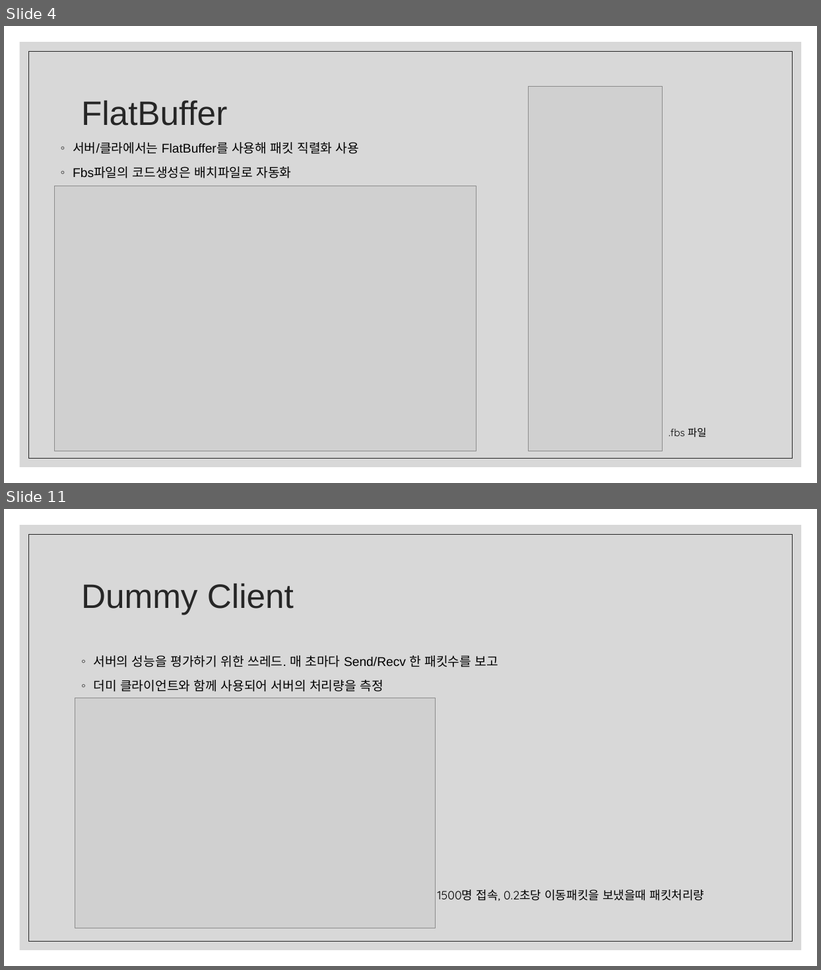
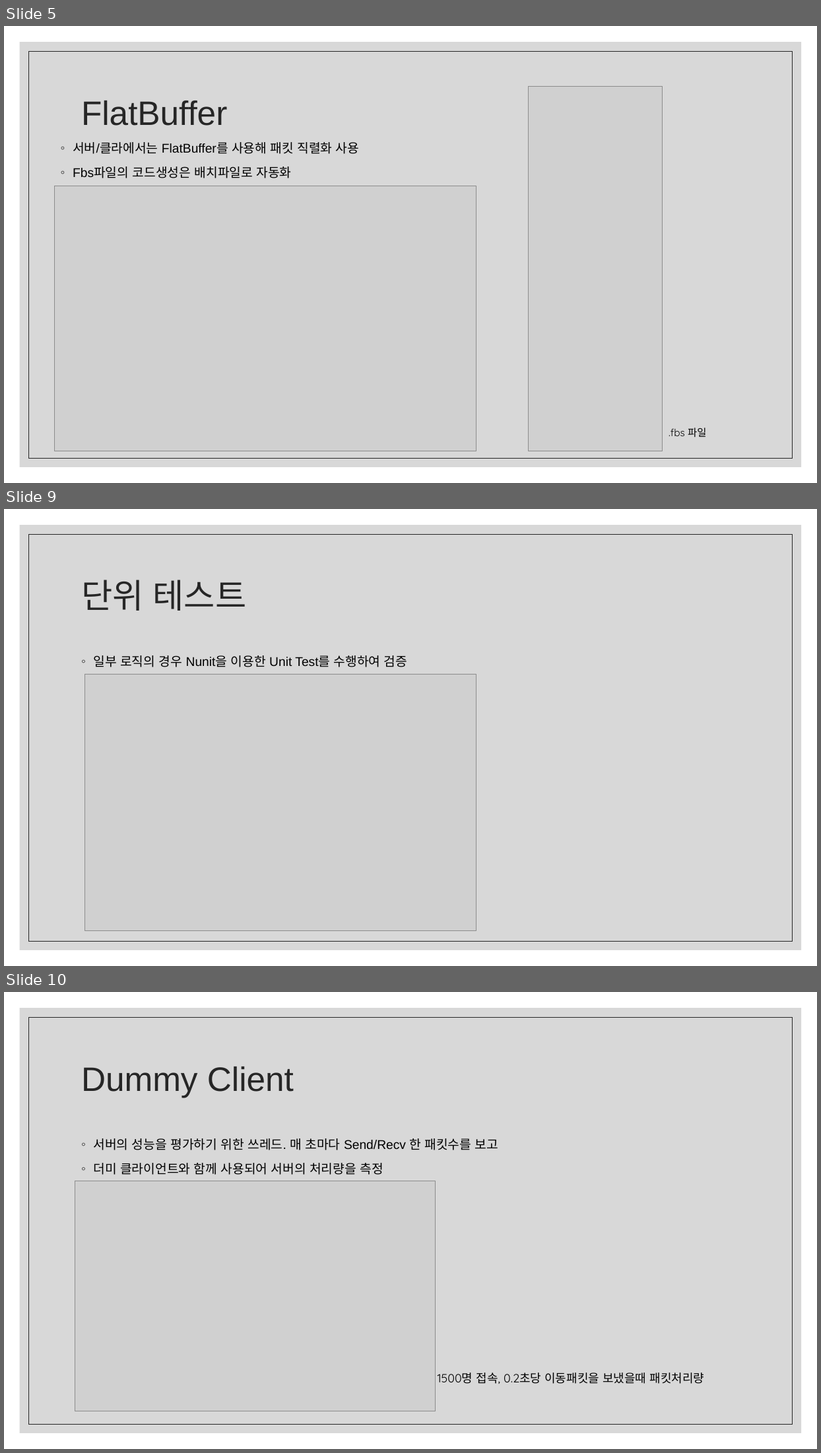
Before and after one commit to ckdgkwkd27/LCH_RTS, a slide deck: RTS 포트폴리오/이창하_RTS_포트폴리오.pptx. Shown one above the other, each under a label of ours: slides 4 and 11 before the commit, slides 5, 9 and 10 after it; the slides between them are not shown. The pictures are 821x970 and 821x1453 pixels, drawn with LibreOffice and Linux fonts; fonts in the diff are those of the drawing; grey boxes stand for pictures. Boxes give left, top, right and bottom in pixels: in the first picture for what was removed or moved away, otherwise in the second. Text is boxed around its words. In the diff, an @@ line names an element or a change of style, - is before the commit and + after.

```diff
--- a/RTS 포트폴리오/이창하_RTS_포트폴리오.pptx
+++ b/RTS 포트폴리오/이창하_RTS_포트폴리오.pptx
@@ slide 9 added at (x1=4, y1=509, x2=817, y2=966), background #FFFFFF; not listed: 2 template elements that a slide beside it also shows @@
@@ title added at (x1=81, y1=580, x2=247, y2=611), 40 pt, text #262626 @@
+단위 테스트
@@ text added at (x1=94, y1=656, x2=407, y2=667), 15 pt, text #000000 @@
+◦ 일부 로직의 경우 Nunit을 이용한 Unit Test를 수행하여 검증
@@ picture added at (x1=85, y1=674, x2=476, y2=931) @@
@@ what was slide 4 is now slide 5 @@
@@ what was slide 11 is now slide 10 @@
```
Also in this commit, not shown: 2 slides changed, 2 other slides added, 4 slides removed, 8 other files.
